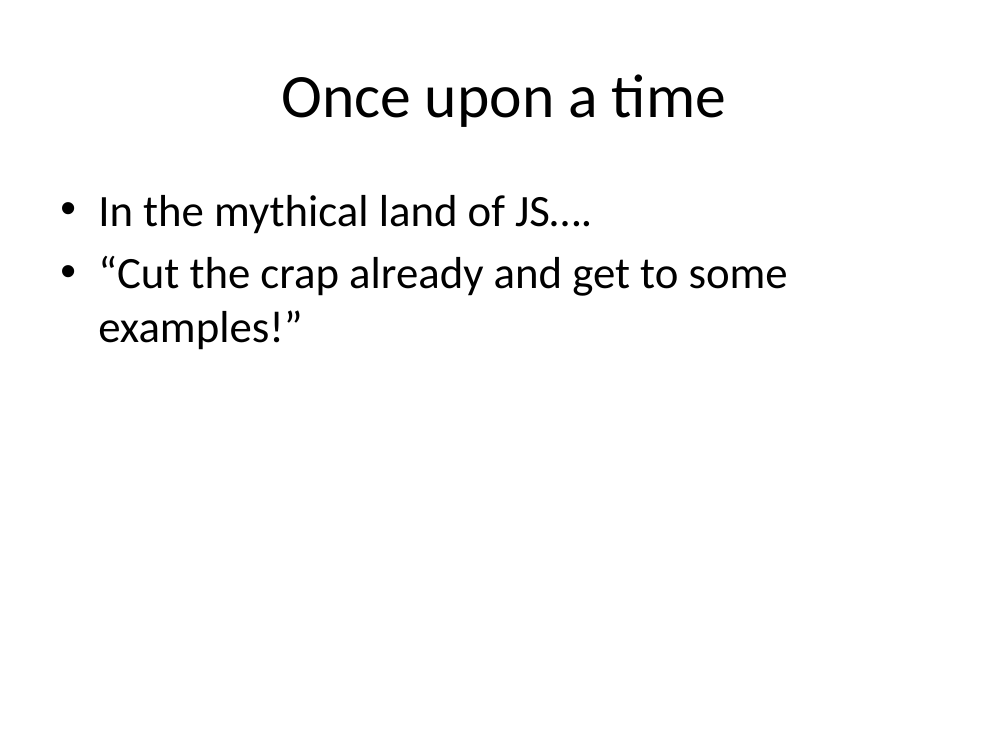
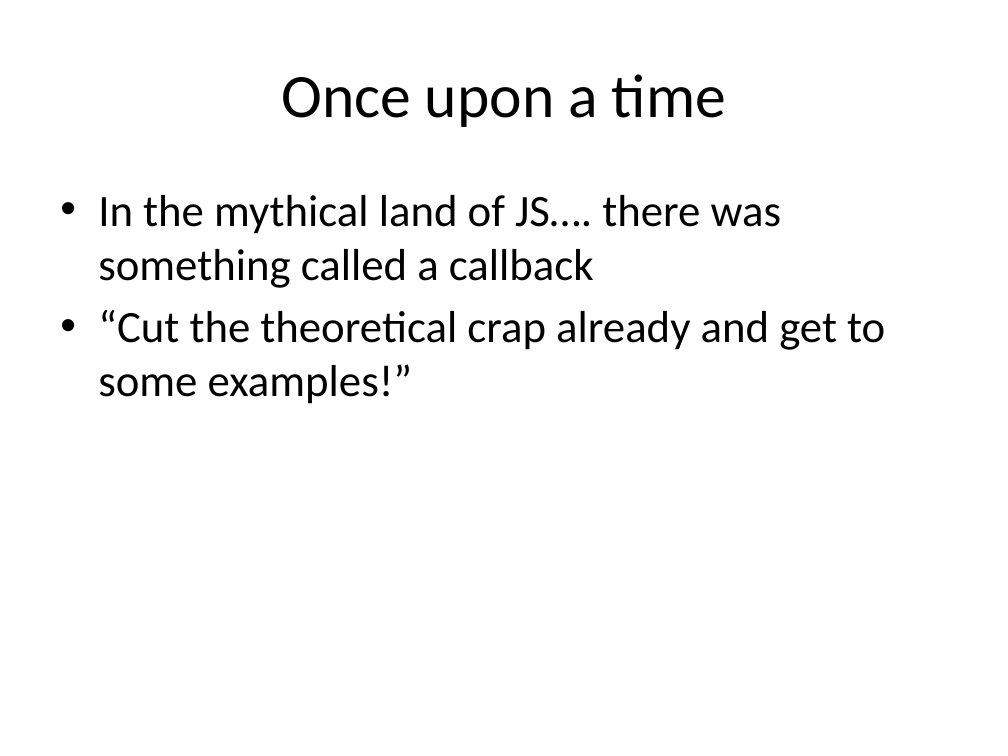
Before and after one commit to willyboy/wdi-js-refresher, a slide deck: slide 2 of JS Callbacks and Events.pptx. Drawn at 1008x756 pixels with LibreOffice and Linux fonts; fonts in the diff are those of the drawing. Boxes give left, top, right and bottom in pixels: in the first picture for what was removed or moved away, otherwise in the second. Text is boxed around its words. In the diff, an @@ line names an element or a change of style, - is before the commit and + after.

```diff
--- a/JS Callbacks and Events.pptx
+++ b/JS Callbacks and Events.pptx
@@ text at (x1=98, y1=195, x2=885, y2=404): text changed @@
-• In the mythical land of JS….
-• “Cut the crap already and get to some examples!”
+• In the mythical land of JS…. there was something called a callback
+• “Cut the theoretical crap already and get to some examples!”
```
Also in this commit, not shown: 1 other slide changed, 1 other file.
